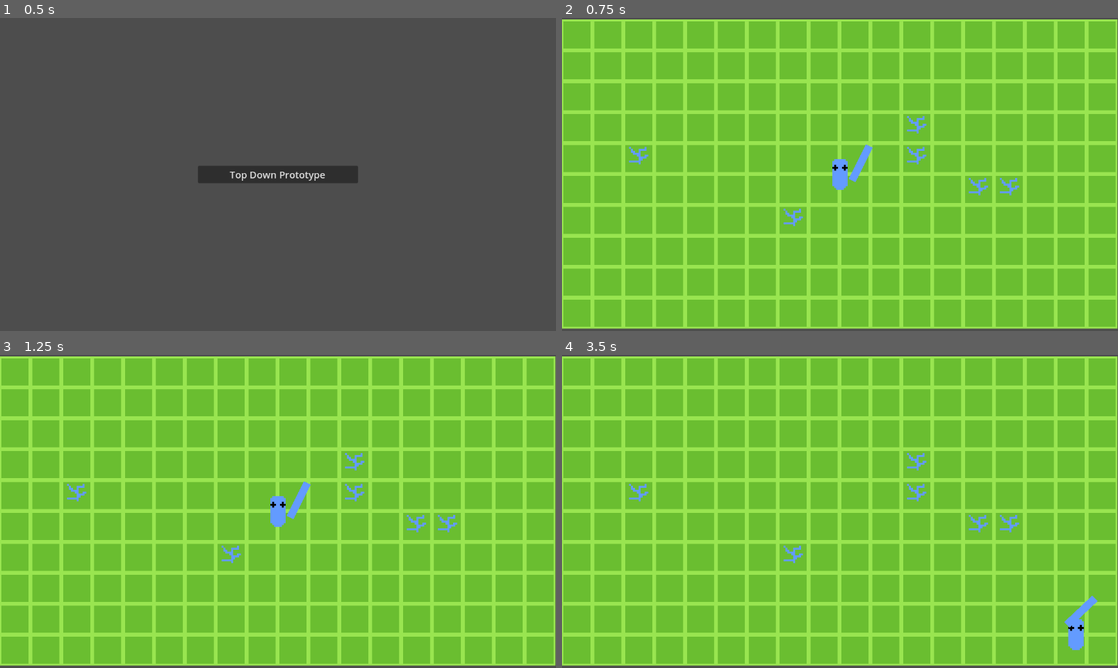
Above: before the commit, frames 1-4 (two rows, left to right).
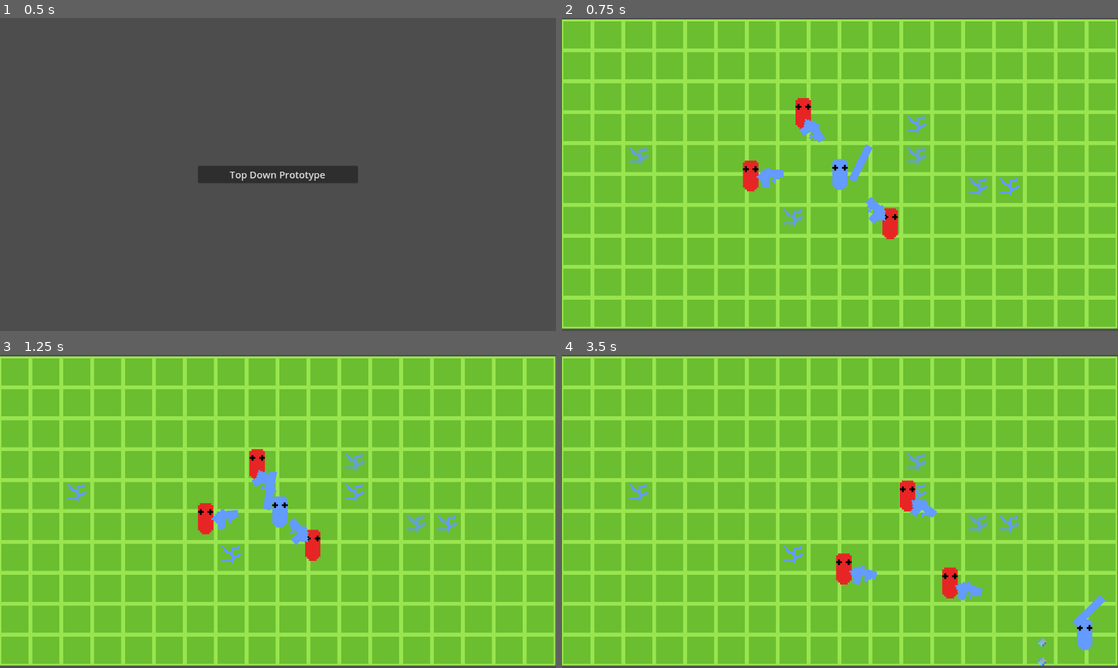
Above: after the commit, the same moments.

Repository: lowmoya/NexusEscape
Game: Godot game, scene res://mainmenu.tscn
Two runs of this game, one before a commit and one after it. Both use one fixed random seed, a clock stepped at 60 frames per second and the inputs below.
Inputs (mouse positions are in pixels of both pictures, inside the frame that each line leads up to):
- Up to frame 1 (0.5 s): no input
- Up to frame 2 (0.75 s): click "Top Down Prototype" at 0.5 s
- Up to frame 3 (1.25 s): no input
- Up to frame 4 (3.5 s): move the mouse to (962, 495) at 1.27 s; hold D (move_right) 1.28-2.03 s; click (962, 495) at 1.35 s; move the mouse to (728, 527) at 2.02 s; hold S (move_down) 2.03-2.78 s; tap Mouse wheel down (select_left) at 2.1 s; move the mouse to (895, 442) at 2.77 s; hold D (move_right) from 2.78 s (still down); tap 1 (select_one) at 2.85 s

Frame 1 is identical in both runs. In frame 2, 1.3% of the frame differs, in the area x 32-61%, y 25-71%; in frame 3, 1.7%; in frame 4, 1.9%, in the area x 49-98%, y 40-100%.

Commit message:
basic enemies

Diff:
--- /dev/null
+++ b/EnemyController.gd
@@ -0,0 +1,26 @@
+extends Node
+
+@export var seperation_threshold = 200
+@export var seperation_force = 400
+
+var enemies = []
+
+func _ready():
+	enemies.append(get_node("Enemy"))
+	enemies.append(get_node("Enemy2"))
+	enemies.append(get_node("Enemy3"))
+
+
+# Called every frame. 'delta' is the elapsed time since the previous frame.
+func _process(delta):
+	var enemy_count = len(enemies)
+	for i in range(enemy_count):
+		for j in range(i + 1, enemy_count):
+			var offset = enemies[j].global_position - enemies[i].global_position
+			var distance = sqrt(offset.x * offset.x + offset.y * offset.y)
+
+			if distance >= seperation_threshold:
+				continue
+			var push = (offset / distance) * seperation_force * delta
+			enemies[i].velocity -= push
+			enemies[j].velocity += push
--- /dev/null
+++ b/Entities/Enemy.gd
@@ -0,0 +1,33 @@
+extends CharacterBody2D
+
+@export var acceleration = 10
+@export var speed = 100
+
+var held = null
+var weapon = null
+var player = null
+
+var delay = .5
+
+func _ready():
+	held = get_node("Held")
+	weapon = held.get_node("Gun")
+	player = get_tree().current_scene.get_node("Scene/Player")
+
+
+
+func _physics_process(delta):
+	var move = Vector2(player.velocity + player.global_position - global_position)
+	velocity = lerp(velocity, move / sqrt(move.x * move.x + move.y * move.y) * speed, acceleration * delta)
+	move_and_slide()
+	var aim_offset = player.global_position - global_position
+	held.rotation = atan(aim_offset.y / aim_offset.x)
+	if aim_offset.x < 0:
+		held.scale.x = -1
+	else:
+		held.scale.x = 1
+
+	delay -= delta
+	if delay <= 0:
+		weapon.attack()
+		delay = 1
--- /dev/null
+++ b/Entities/Enemy.tscn
@@ -0,0 +1,28 @@
+[gd_scene load_steps=6 format=3 uid="uid://dtw8rx3wobgvw"]
+
+[ext_resource type="Texture2D" uid="uid://82tsi1p5xip8" path="res://Entities/enemy.png" id="1_awesk"]
+[ext_resource type="Script" path="res://Entities/Enemy.gd" id="1_m74j4"]
+[ext_resource type="PackedScene" uid="uid://bpisn7glxa323" path="res://Prefabs/sword.tscn" id="2_ima77"]
+[ext_resource type="PackedScene" uid="uid://bwb3q2u1hv0j3" path="res://Prefabs/gun.tscn" id="4_baw1i"]
+
+[sub_resource type="CapsuleShape2D" id="CapsuleShape2D_dvhsh"]
+radius = 16.0
+height = 64.0
+
+[node name="Enemy" type="CharacterBody2D" groups=["Bad"]]
+script = ExtResource("1_m74j4")
+
+[node name="Sprite" type="Sprite2D" parent="."]
+scale = Vector2(4, 4)
+texture = ExtResource("1_awesk")
+
+[node name="Shape" type="CollisionShape2D" parent="."]
+shape = SubResource("CapsuleShape2D_dvhsh")
+
+[node name="Held" type="Node2D" parent="."]
+
+[node name="Sword" parent="Held" instance=ExtResource("2_ima77")]
+visible = false
+position = Vector2(20, 0)
+
+[node name="Gun" parent="Held" instance=ExtResource("4_baw1i")]
--- a/Entities/Player.gd
+++ b/Entities/Player.gd
@@ -32,8 +32,8 @@
 	held = get_node("Held")
 	updateHeld()
 
-	weapons[SWORD_WE] = get_node("Held/Sword")
-	weapons[GUN_WE] = get_node("Held/Gun")
+	weapons[SWORD_WE] = held.get_node("Sword")
+	weapons[GUN_WE] = held.get_node("Gun")
 
 
 func _process(_delta):
--- a/Prefabs/bullet.gd
+++ b/Prefabs/bullet.gd
@@ -1,6 +1,15 @@
-extends CharacterBody2D
+extends Area2D
+
+var velocity = Vector2.ZERO
 
 func _physics_process(delta):
-	move_and_collide(velocity)
+	position += velocity * delta
 	if !get_viewport_rect().has_point(global_position):
 		queue_free()
+
+
+func _on_body_entered(body):
+	queue_free()
+	if body.is_in_group("Good"):
+		body.velocity -= velocity
+	pass
--- a/Prefabs/bullet.tscn
+++ b/Prefabs/bullet.tscn
@@ -3,17 +3,18 @@
 [ext_resource type="Texture2D" uid="uid://wdaky1t0tymr" path="res://Prefabs/bullet.png" id="1_3u4xm"]
 [ext_resource type="Script" path="res://Prefabs/bullet.gd" id="1_75lng"]
 
-[sub_resource type="CircleShape2D" id="CircleShape2D_jj8g2"]
-radius = 9.0
+[sub_resource type="CircleShape2D" id="CircleShape2D_p1jk4"]
+radius = 8.0
 
-[node name="bullet" type="CharacterBody2D"]
-collision_layer = 0
-collision_mask = 0
+[node name="bullet" type="Area2D"]
 script = ExtResource("1_75lng")
-
-[node name="CollisionShape2D" type="CollisionShape2D" parent="."]
-shape = SubResource("CircleShape2D_jj8g2")
 
 [node name="Bullet" type="Sprite2D" parent="."]
 scale = Vector2(4, 4)
 texture = ExtResource("1_3u4xm")
+
+[node name="CollisionShape2D" type="CollisionShape2D" parent="."]
+shape = SubResource("CircleShape2D_p1jk4")
+
+[connection signal="body_entered" from="." to="." method="_on_body_entered"]
+[connection signal="body_shape_entered" from="." to="." method="_on_body_shape_entered"]
--- a/Prefabs/gun.gd
+++ b/Prefabs/gun.gd
@@ -2,7 +2,7 @@
 
 @export var GunLength = 36
 @export var Bullet = preload("res://Prefabs/bullet.tscn")
-@export var BulletSpeed = 10
+@export var BulletSpeed = 1000
 
 var outer_scene = null
 
--- a/Prefabs/sword.tscn
+++ b/Prefabs/sword.tscn
@@ -31,3 +31,5 @@
 position = Vector2(40, 0)
 scale = Vector2(4, 4)
 texture = ExtResource("3_7qfhr")
+
+[connection signal="child_entered_tree" from="HitArea/HitBox" to="." method="_on_hit_box_child_entered_tree"]
--- a/topdown.tscn
+++ b/topdown.tscn
@@ -1,10 +1,12 @@
-[gd_scene load_steps=9 format=3 uid="uid://dr5kg4jfnuwbm"]
+[gd_scene load_steps=11 format=3 uid="uid://dr5kg4jfnuwbm"]
 
 [ext_resource type="Texture2D" uid="uid://bhcnox8yqsn6m" path="res://stdfloor.png" id="1_pdw3i"]
 [ext_resource type="Script" path="res://Entities/Player.gd" id="2_v5mm1"]
 [ext_resource type="Texture2D" uid="uid://i81owtip0pv6" path="res://Entities/player.png" id="3_eng6k"]
 [ext_resource type="PackedScene" uid="uid://bpisn7glxa323" path="res://Prefabs/sword.tscn" id="4_vyli8"]
 [ext_resource type="PackedScene" uid="uid://bwb3q2u1hv0j3" path="res://Prefabs/gun.tscn" id="5_liabq"]
+[ext_resource type="Script" path="res://EnemyController.gd" id="6_3pd7k"]
+[ext_resource type="PackedScene" uid="uid://dtw8rx3wobgvw" path="res://Entities/Enemy.tscn" id="6_ctyvh"]
 
 [sub_resource type="TileSetAtlasSource" id="TileSetAtlasSource_dnfsx"]
 resource_name = "standard floor"
@@ -38,7 +40,7 @@
 format = 2
 layer_0/tile_data = PackedInt32Array(0, 0, 0, 1, 0, 0, 2, 0, 0, 3, 0, 0, 4, 0, 0, 5, 0, 0, 6, 0, 0, 7, 0, 0, 8, 0, 0, 9 …(2361 unchanged characters)…
 
-[node name="Player" type="CharacterBody2D" parent="Scene"]
+[node name="Player" type="CharacterBody2D" parent="Scene" groups=["Good"]]
 script = ExtResource("2_v5mm1")
 
 [node name="Sprite" type="Sprite2D" parent="Scene/Player"]
@@ -57,3 +59,15 @@
 [node name="Gun" parent="Scene/Player/Held" instance=ExtResource("5_liabq")]
 visible = false
 position = Vector2(46, 0)
+
+[node name="EnemyController" type="Node" parent="Scene"]
+script = ExtResource("6_3pd7k")
+
+[node name="Enemy" parent="Scene/EnemyController" instance=ExtResource("6_ctyvh")]
+position = Vector2(383, 325)
+
+[node name="Enemy2" parent="Scene/EnemyController" instance=ExtResource("6_ctyvh")]
+position = Vector2(493, 192)
+
+[node name="Enemy3" parent="Scene/EnemyController" instance=ExtResource("6_ctyvh")]
+position = Vector2(687, 433)
Binary file added: Entities/enemy.png
Not shown, added: Entities/enemy.png.import
